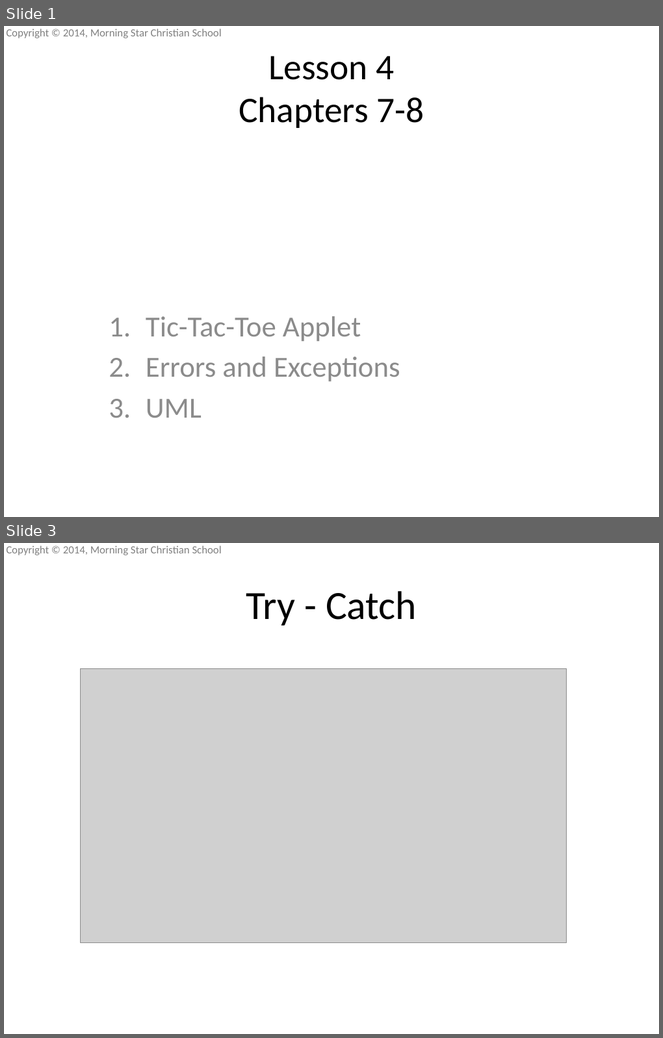
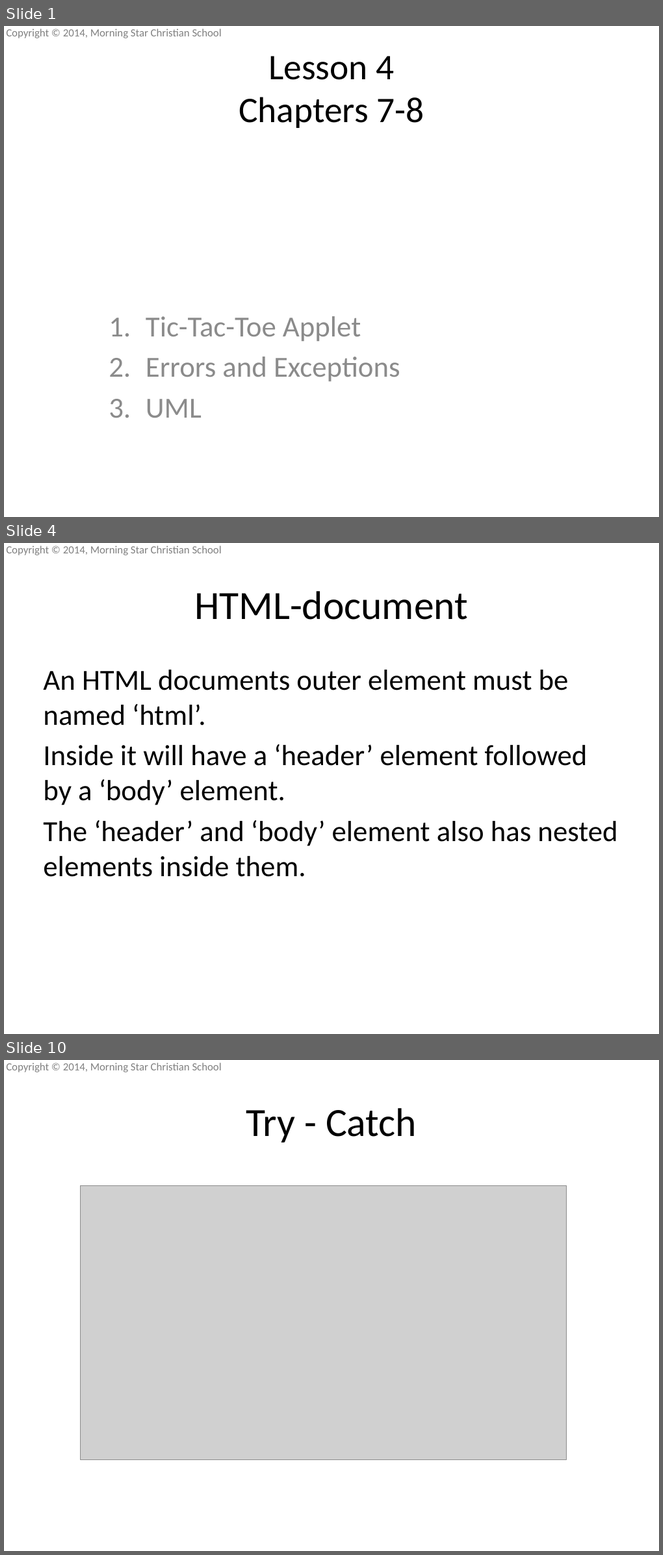
Before and after one commit to mscsbend/presentations, a slide deck: Lesson 4.pptx. Shown one above the other, each under a label of ours: slides 1 and 3 before the commit, slides 1, 4 and 10 after it; the slides between them are not shown. The pictures are 663x1038 and 663x1555 pixels, drawn with LibreOffice and Linux fonts; fonts in the diff are those of the drawing; grey boxes stand for pictures; background and template pictures are left out. Boxes give left, top, right and bottom in pixels: in the first picture for what was removed or moved away, otherwise in the second. Text is boxed around its words. In the diff, an @@ line names an element or a change of style, - is before the commit and + after.

```diff
--- a/Lesson 4.pptx
+++ b/Lesson 4.pptx
@@ slide 4 added at (x1=4, y1=543, x2=659, y2=1034), background picture (left out); not listed: 1 template element that a slide beside it also shows @@
@@ title added at (x1=194, y1=591, x2=468, y2=620), 44 pt, text #000000 @@
+HTML-document
@@ text added at (x1=43, y1=670, x2=618, y2=877), 32 pt, text #000000 @@
+An HTML documents outer element must be named ‘html’.
+Inside it will have a ‘header’ element followed by a ‘body’ element.
+The ‘header’ and ‘body’ element also has nested elements inside them.
@@ what was slide 3 is now slide 10 @@
```
Also in this commit, not shown: 1 slide changed, 6 other slides added, 1 other file.
